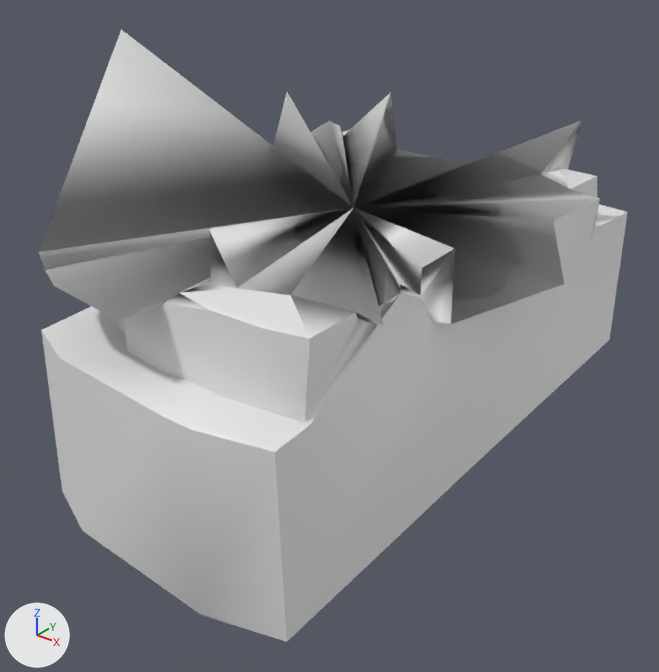
The OBJ model src/main/resources/assets/kn8/meshes/mina/foot_left.obj: old version first, new version second.
The view is the same before and after, from a 50 mm camera at (0.068, -0.209, 0.227) aimed at (-0.16, 0.076, 0.05). The axes (+X, +Y, +Z) are drawn at lower left. The lights are the same throughout. The first picture is the older version. Where no turn or scale is listed for an object, it has been applied to the vertices. Vertices at exactly the same position are counted once.

The first picture shows 'foot_left'.
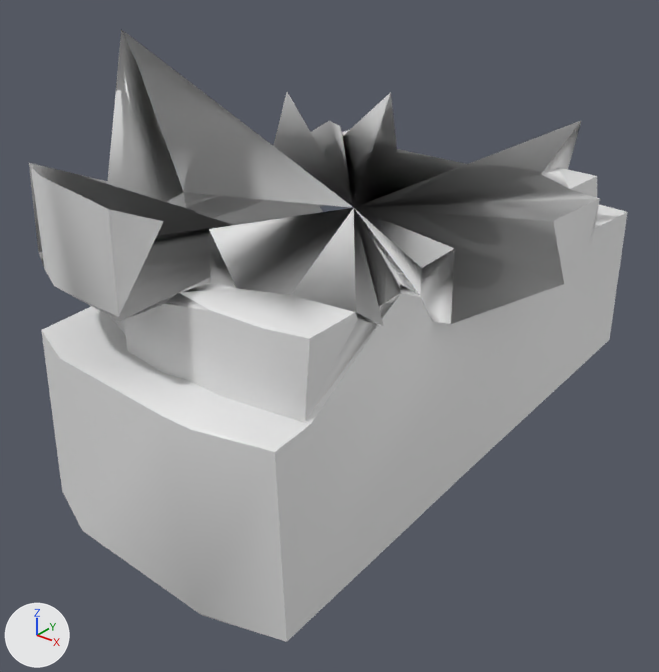
What the commit changed:
me_foot_left is used by ob_foot_left; location (0.0, 0.0, 0.0).
me_foot_left had 148 vertices, 293 faces and spanned x -0.236..-0.072, y -0.047..0.258, z 0.0..0.182.
me_foot_left now has 166 vertices, 307 faces and spans x -0.236..-0.072, y -0.047..0.258, z 0.0..0.182.
Part 1, on me_foot_left:
9 faces are deleted.
15 vertices are added at x -0.216..-0.145, y -0.047..0.033, z 0.107..0.145.
22 new faces join them.
Other edits to the shape of me_foot_left do not show in these pictures.

Changed parts and their boxes (x1, y1, x2, y2) in the pictures (659 x 672 px):
'foot_left', reshaped
    before: (39, 29, 627, 642)
    after: (29, 29, 627, 642)
part 1 of me_foot_left, cut back
    before: (39, 29, 422, 321)
    after: (29, 163, 422, 321)
